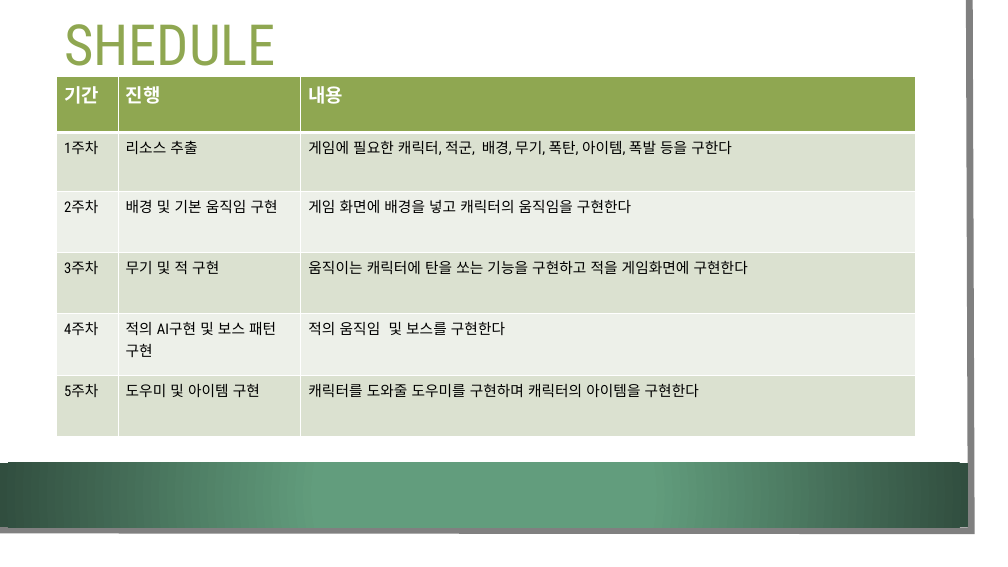
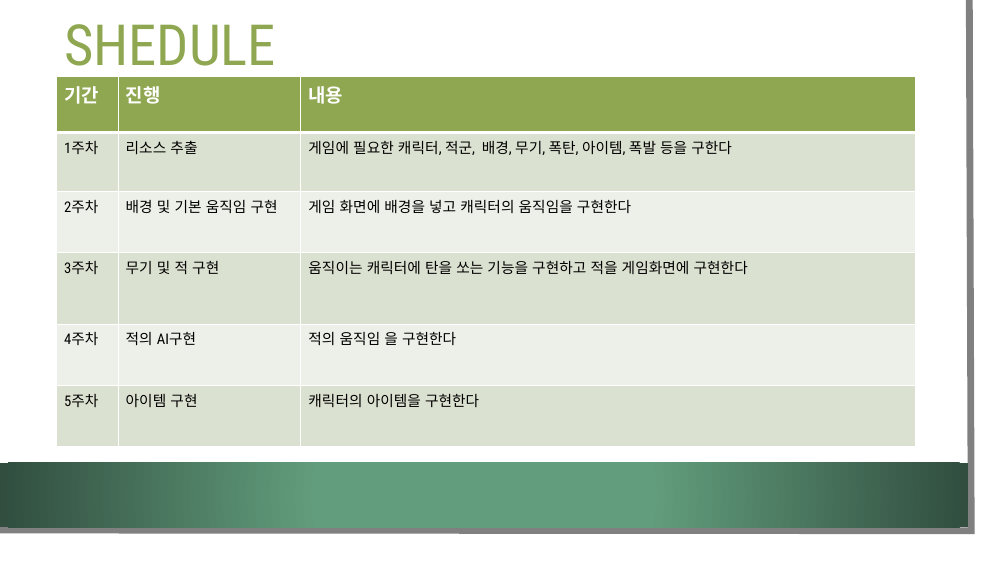
Before and after one commit to LEGO0937/2DGP-Project, a slide deck: slide 9 of Project 1st ppt/2DGP 게임기획서.pptx. Drawn at 1008x567 pixels with LibreOffice and Linux fonts; fonts in the diff are those of the drawing; background and template pictures are left out. Boxes give left, top, right and bottom in pixels: in the first picture for what was removed or moved away, otherwise in the second. Text is boxed around its words. In the diff, an @@ line names an element or a change of style, - is before the commit and + after.

```diff
--- a/Project 1st ppt/2DGP 게임기획서.pptx
+++ b/Project 1st ppt/2DGP 게임기획서.pptx
@@ table at (x1=57, y1=76, x2=917, y2=447) @@
-row 5, column 2: 적의 AI구현 및 보스 패턴 구현
+row 5, column 2: 적의 AI구현
-row 5, column 3: 적의 움직임 및 보스를 구현한다
+row 5, column 3: 적의 움직임 을 구현한다
-row 6, column 2: 도우미 및 아이템 구현
+row 6, column 2: 아이템 구현
-row 6, column 3: 캐릭터를 도와줄 도우미를 구현하며 캐릭터의 아이템을 구현한다
+row 6, column 3: 캐릭터의 아이템을 구현한다
```
Also in this commit, not shown: 3 other slides changed, 3 other files.
